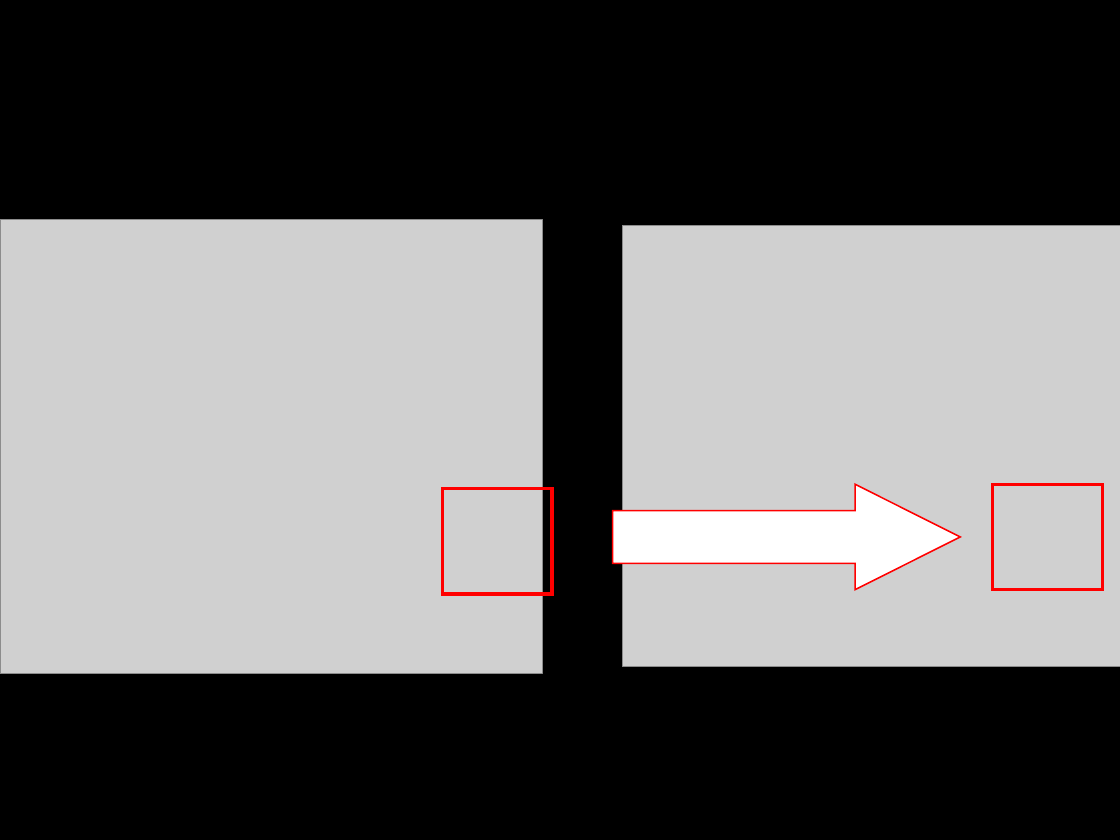
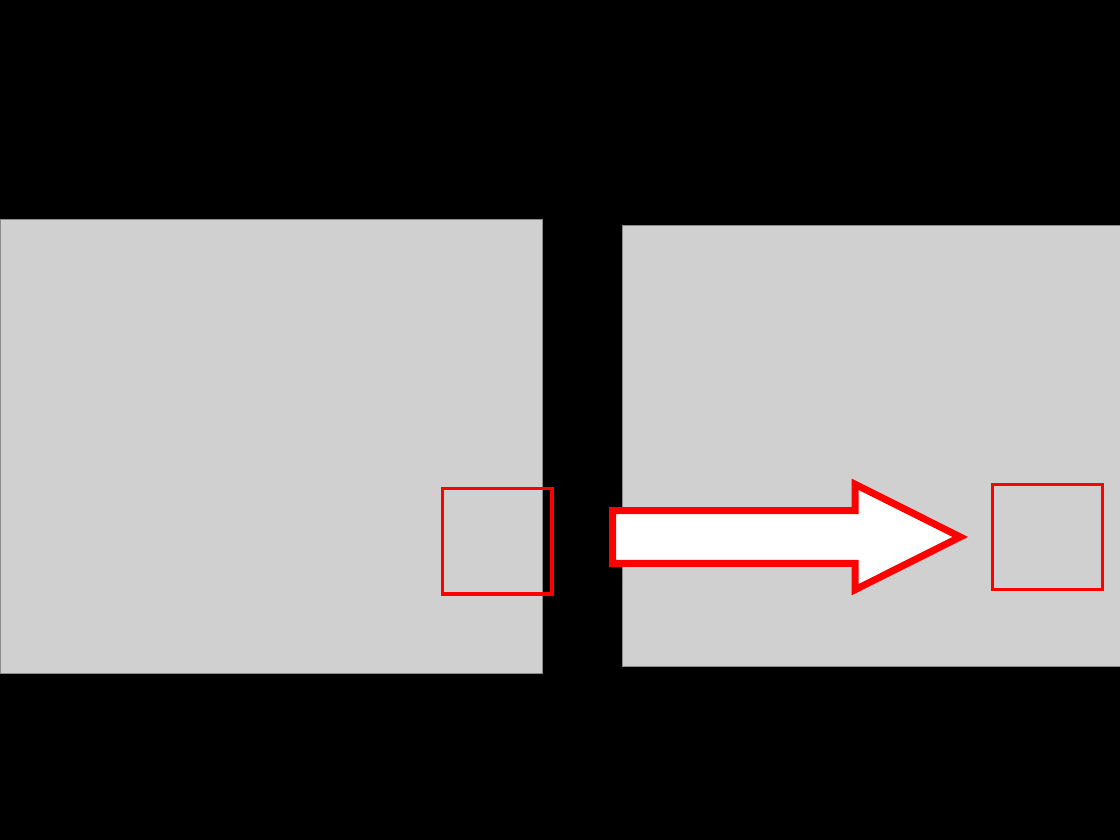
Before and after one commit to letssoar/CodeStatesProject, a slide deck: slide 5 of section1/cs_project_section1.pptx. Drawn at 1120x840 pixels with LibreOffice and Linux fonts; fonts in the diff are those of the drawing; grey boxes stand for pictures. Boxes give left, top, right and bottom in pixels: in the first picture for what was removed or moved away, otherwise in the second. Text is boxed around its words. In the diff, an @@ line names an element or a change of style, - is before the commit and + after.

```diff
--- a/section1/cs_project_section1.pptx
+++ b/section1/cs_project_section1.pptx
@@ right arrow at box(613, 484, 960, 589): outline #FF0000 1 pt to #FF0000 4.5 pt @@
```
Also in this commit, not shown: 2 other slides changed, 23 slides added, 9 slides removed, 1 other file.
